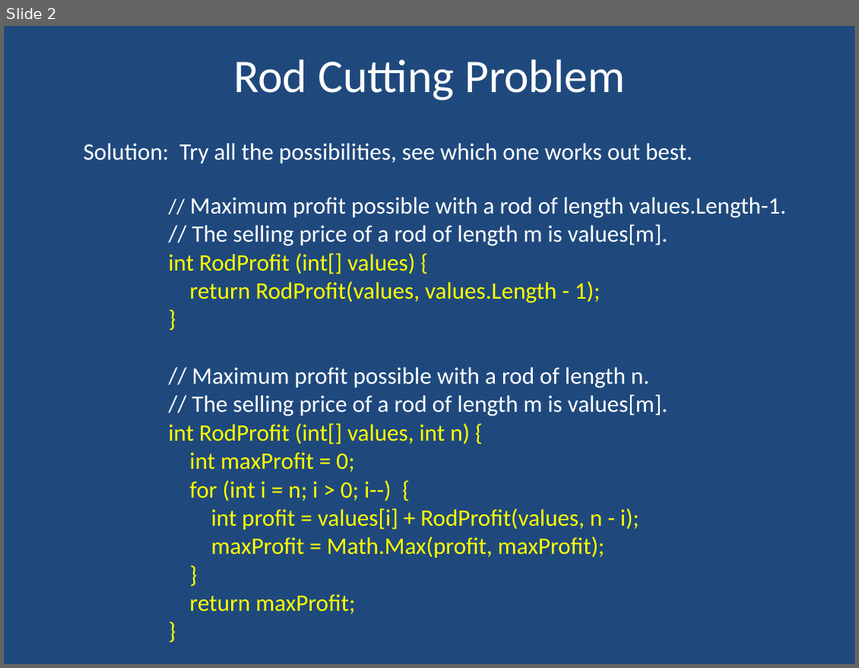
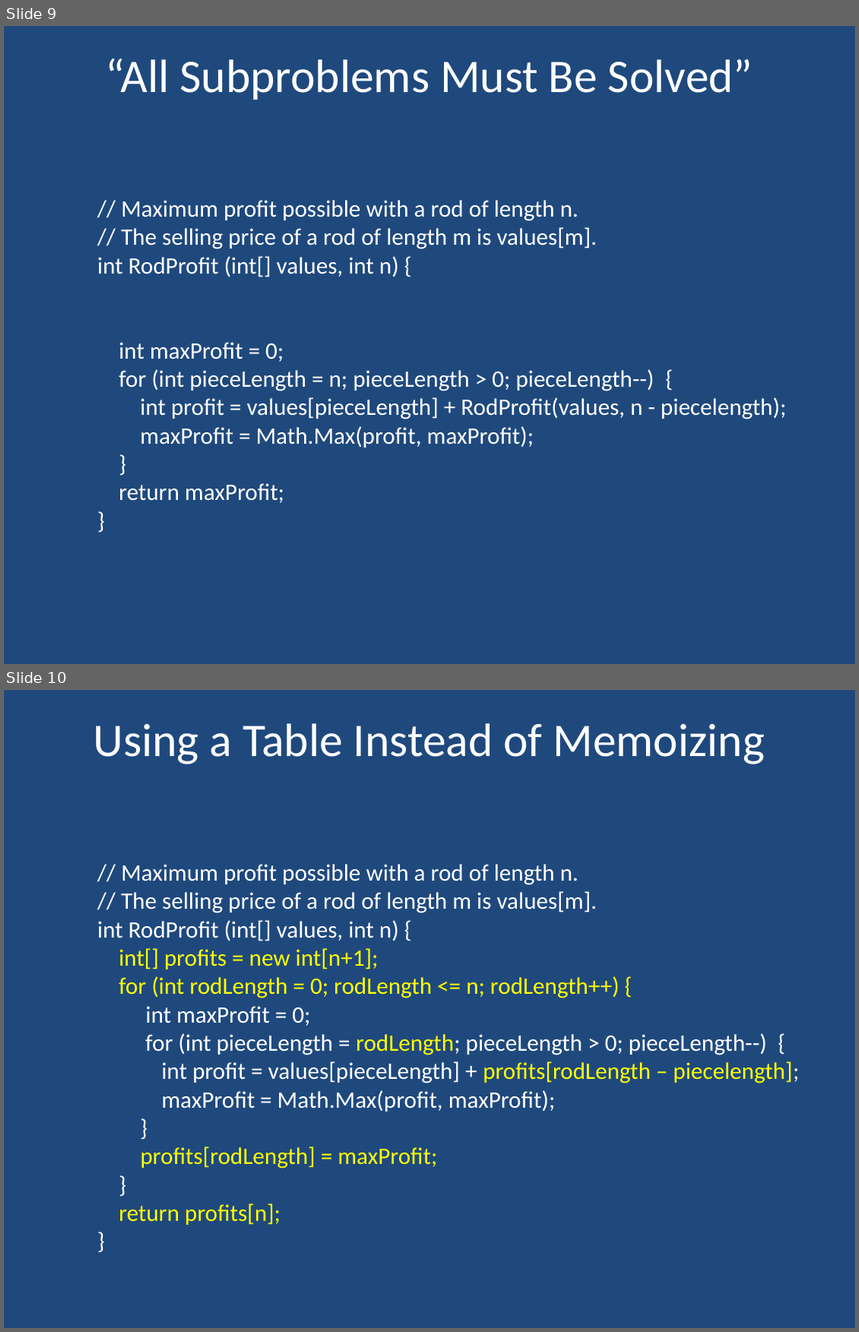
Before and after one commit to dustycodes/Algorithms-UofU, a slide deck: lectures/CS 4150 Dynamic Programming.pptx. Shown one above the other, each under a label of ours: slide 2 before the commit, slides 9 and 10 after it. The pictures are 859x668 and 859x1332 pixels, drawn with LibreOffice and Linux fonts; fonts in the diff are those of the drawing. Boxes give left, top, right and bottom in pixels: in the first picture for what was removed or moved away, otherwise in the second. Text is boxed around its words. In the diff, an @@ line names an element or a change of style, - is before the commit and + after.

```diff
--- a/lectures/CS 4150 Dynamic Programming.pptx
+++ b/lectures/CS 4150 Dynamic Programming.pptx
@@ slide 10 added at [4,690,855,1328], background #1F497D @@
@@ title added at [94,723,766,764], 39.6 pt, text #FFFFFF @@
+Using a Table Instead of Memoizing
@@ text added at [97,864,800,1225], 20 pt, text #FFFFFF @@
+    // Maximum profit possible with a rod of length n.
+    // The selling price of a rod of length m is values[m].
+    int RodProfit (int[] values, int n) {
+    int[] profits = new int[n+1];
+    for (int rodLength = 0; rodLength <= n; rodLength++) {
+    int maxProfit = 0;
+    for (int pieceLength = rodLength; pieceLength > 0; pieceLength--) {
+    int profit = values[pieceLength] + profits[rodLength – piecelength];
+    maxProfit = Math.Max(profit, maxProfit);
+    }
+    profits[rodLength] = maxProfit;
+    }
+    return profits[n];
+    }
@@ what was slide 2 is now slide 9 @@
@@ slide 9 changed as well @@
@@ title at [105,58,753,100]: text changed @@
-Rod Cutting Problem
+“All Subproblems Must Be Solved”
@@ text "// Maximum profit possible with ...": place and size @@
-text "// Maximum profit possible with ..." at [83,143,787,614]
+text "// Maximum profit possible with ..." at [97,200,786,503]
@@ text at [83,143,787,303]: paragraphs removed @@
-Solution: Try all the possibilities, see which one works out best.
-    // Maximum profit possible with a rod of length values.Length-1.
-    // The selling price of a rod of length m is values[m].
-    int RodProfit (int[] values) {
-    return RodProfit(values, values.Length - 1);
-    }
@@ text at [97,256,534,503]: text colour #FFFF00 to #FFFFFF in "int RodProfit (int[] values, int n) {", "int maxProfit = 0;", "maxProfit = Math.Max(profit, maxProfit);", "}" and 2 more places @@
@@ text at [119,370,786,420]: text changed; text colour #FFFF00 to #FFFFFF @@
-    for (int i = n; i > 0; i--) {
-    int profit = values[i] + RodProfit(values, n - i);
+    for (int pieceLength = n; pieceLength > 0; pieceLength--) {
+    int profit = values[pieceLength] + RodProfit(values, n - piecelength);
```
Also in this commit, not shown: 2 other slides changed, 11 other slides added, 18 slides removed, 12 other files.
